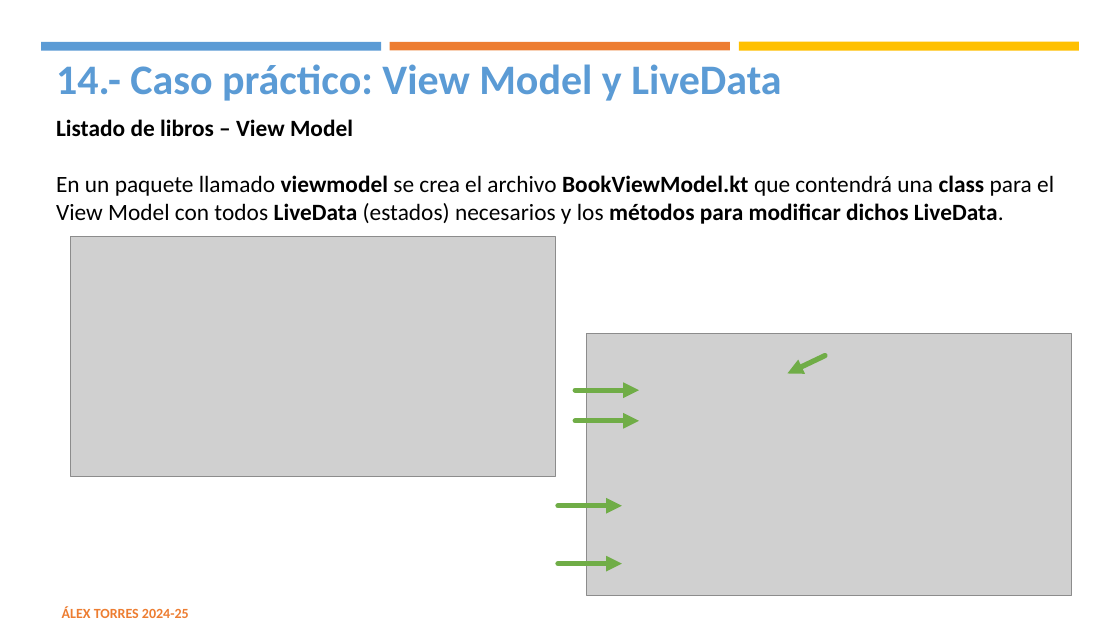
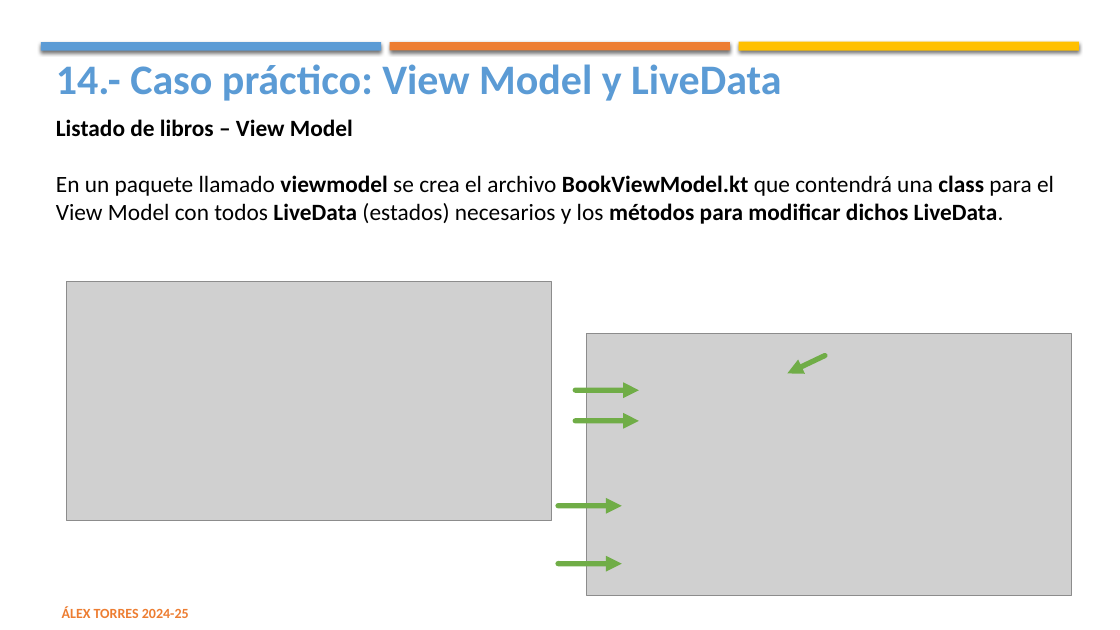
Before and after one commit to sdram58/apuntesPMDM, a slide deck: slide 32 of unidades2425/UD9/src/UD8 – Corrutinas, Side Effects y MVVM.pptx. Drawn at 1120x630 pixels with LibreOffice and Linux fonts; fonts in the diff are those of the drawing; grey boxes stand for pictures. Boxes give left, top, right and bottom in pixels: in the first picture for what was removed or moved away, otherwise in the second. Text is boxed around its words. In the diff, an @@ line names an element or a change of style, - is before the commit and + after.

```diff
--- a/unidades2425/UD9/src/UD8 – Corrutinas, Side Effects y MVVM.pptx
+++ b/unidades2425/UD9/src/UD8 – Corrutinas, Side Effects y MVVM.pptx
@@ shadow on in 3 elements at (41, 42, 381, 50), (739, 42, 1079, 51), (390, 42, 730, 50) @@
@@ picture: place and size @@
-picture at (71, 237, 556, 476)
+picture at (66, 281, 552, 521)
```
Also in this commit, not shown: 45 other slides changed, 4 other files.
